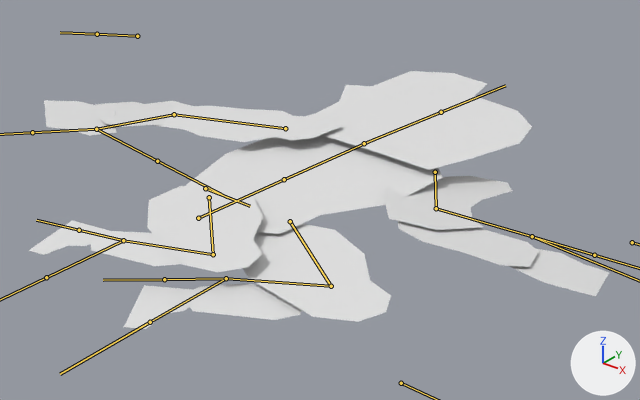
The FBX model StickVania/Assets/Prince/Models/Prince.fbx as it was, and as the next commit left it.
Rendered twice from a 50 mm camera at (0.443, -0.224, 0.303) aimed at (0.01, 0.317, -0.033). The lights are fixed; the arrows at lower right show +X, +Y and +Z. Both versions are drawn at frame 1 of the action 'Body_Armature|MidAir 4'; the numbers are the values there. The bones that bend it are drawn over the model as lines.

Objects in the first picture: 'Body', 'Foot', 'Foot.001', 'Head', 'L_arm', 'L_hand', 'L_hand.001', 'L_wrist', 'Leg', 'Leg.001', 'R_arm', 'R_wrist', 'Thigh', 'Thigh.001'.
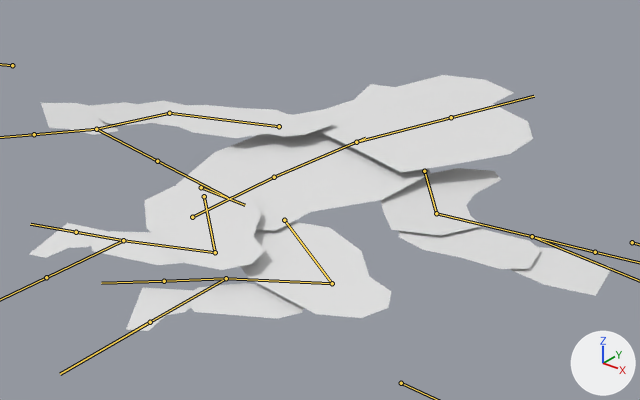
Boxes (x1, y1, x2, y2) around the edits, measured in the pictures (640 x 400 px):
'Head', posed
    before: (305, 71, 532, 170)
    after: (295, 75, 533, 172)
'Body', posed
    before: (186, 135, 443, 234)
    after: (176, 131, 431, 231)
'Thigh', posed
    before: (243, 224, 391, 322)
    after: (240, 222, 391, 318)
'Thigh.001', posed
    before: (147, 185, 263, 272)
    after: (144, 184, 265, 270)
'L_arm', posed (25% taller)
    before: (385, 176, 512, 230)
    after: (381, 168, 501, 236)
'R_arm', posed (8% shorter)
    before: (154, 106, 342, 142)
    after: (153, 105, 336, 138)
'L_wrist', posed (9% shorter)
    before: (398, 221, 539, 267)
    after: (399, 227, 541, 269)
'Leg', posed
    before: (182, 283, 302, 320)
    after: (182, 283, 304, 319)
'L_hand', posed
    before: (510, 249, 609, 296)
    after: (510, 247, 612, 296)
'Leg.001', posed
    before: (91, 231, 181, 266)
    after: (90, 231, 183, 265)
'L_hand.001', posed (11% shorter)
    before: (44, 100, 117, 136)
    after: (41, 103, 118, 135)
'Foot', posed
    before: (124, 285, 192, 329)
    after: (126, 287, 193, 331)
'R_wrist', posed (7% shorter)
    before: (95, 101, 191, 127)
    after: (90, 101, 184, 125)
'Foot.001', posed
    before: (29, 220, 109, 255)
    after: (29, 223, 108, 258)
bone 'torso1_bone.001', root to tip
    before: (205, 188) to (250, 206)
    after: (201, 187) to (245, 205)
bone 'torso1_bone', root to tip
    before: (198, 218) to (284, 179)
    after: (192, 217) to (274, 177)
bone 'torso2_bone', root to tip
    before: (284, 179) to (373, 139)
    after: (274, 177) to (365, 138)
bone 'head_bone', root to tip
    before: (364, 143) to (441, 112)
    after: (356, 142) to (451, 117)
bone 'r_wrist_bone', root to tip
    before: (174, 114) to (96, 129)
    after: (169, 113) to (96, 129)
bone 'l_arm_bone', root to tip
    before: (435, 172) to (436, 208)
    after: (424, 171) to (436, 213)
bone 'l_wrist_bone', root to tip
    before: (436, 208) to (532, 236)
    after: (436, 213) to (532, 236)
bone 'l_thigh_bone', root to tip
    before: (290, 221) to (331, 286)
    after: (284, 220) to (332, 283)
bone 'r_thigh_bone', root to tip
    before: (209, 197) to (213, 254)
    after: (204, 196) to (215, 252)

What the commit changed:
Bone 'torso1_bone.001' (bone_torso1_bone_001) moves from (-0.03, 0.02, 0.0) to (-0.05, -0.02, 0.0).
Bone 'torso1_bone' (bone_torso1_bone) turns from (0, 0, 4) to (0, 0, 0) degrees about its own x, y and z.
Bone 'torso2_bone' (bone_torso2_bone) turns from (0, 0, 0) to (0, 0, 5) degrees about its own x, y and z.
Bone 'head_bone' (bone_head_bone) turns from (0, 0, 3) to (0, 0, 14) degrees about its own x, y and z.
Bone 'r_wrist_bone' (bone_r_wrist_bone) turns from (-6, -10, -33) to (-4, -10, -41) degrees about its own x, y and z.
Bone 'l_arm_bone' (bone_l_arm_bone) turns from (-6, -8, -39) to (-3, -3, -47) degrees about its own x, y and z.
Bone 'l_wrist_bone' (bone_l_wrist_bone) turns from (0, 0, -40) to (0, 0, -33) degrees about its own x, y and z.
Bone 'l_thigh_bone' (bone_l_thigh_bone) turns from (0, 0, -56) to (1, 0, -59) degrees about its own x, y and z.
Bone 'r_thigh_bone' (bone_r_thigh_bone) turns from (0, 0, -44) to (0, 0, -47) degrees about its own x, y and z.
